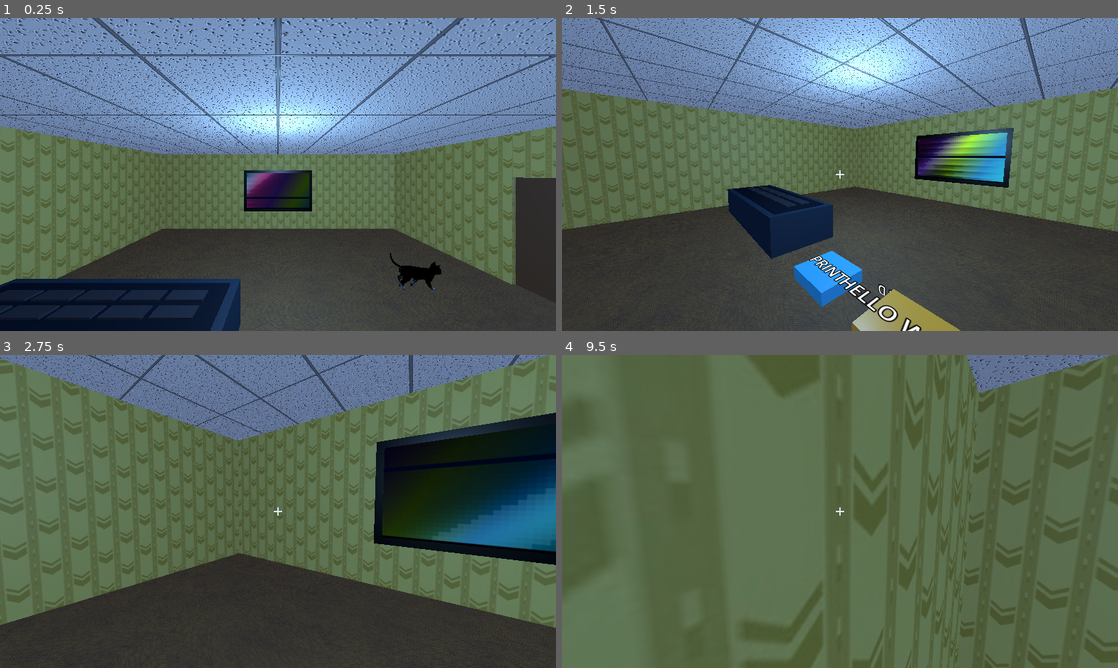
Above: before the commit, frames 1-4 (two rows, left to right).
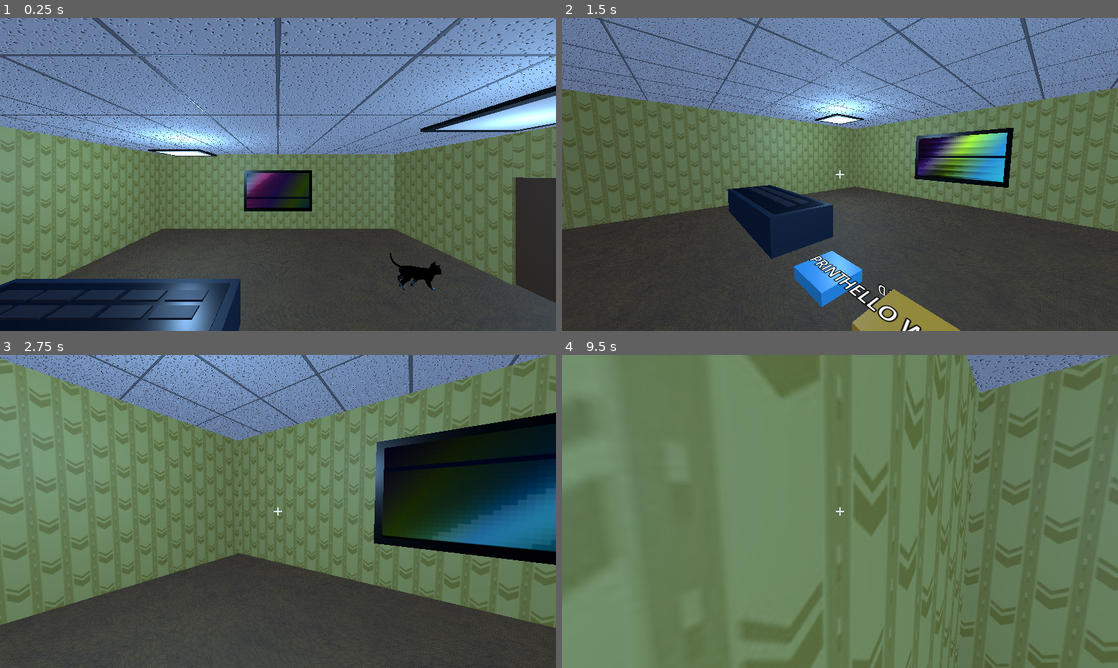
Above: after the commit, the same moments.

Repository: edwinsaunders/SimRoom2
Game: Godot game, scene res://scenes/main.tscn
Two runs of this game, one before a commit and one after it. Both use one fixed random seed, a clock stepped at 60 frames per second and the inputs below. Video files are missing from this copy of the repository; at most half a second of black plays in their place.
Inputs (mouse positions are in pixels of both pictures, inside the frame that each line leads up to):
- Up to frame 1 (0.25 s): no input
- Up to frame 2 (1.5 s): tap Enter at 0.5 s; move the mouse to (962, 158) at 0.52 s; hold D 0.53-1.28 s; tap F at 0.6 s; click (962, 158) at 0.67 s; tap Space at 0.77 s; move the mouse to (812, 174) at 1.27 s; hold W from 1.28 s (still down); tap E at 1.35 s
- Up to frame 3 (2.75 s): keep holding W; tap Space at 1.52 s; move the mouse to (289, 505) at 2.02 s; tap Q at 2.1 s
- Up to frame 4 (9.5 s): move the mouse to (834, 517) at 2.77 s; tap Ctrl at 2.85 s; click (834, 517) at 2.92 s; tap Space at 3.02, 3.77, 4.52, 5.75, 6.02, 6.77, 7.52, 9.02 s; move the mouse to (878, 514) at 3.52 s; hold Shift 3.53-4.28 s; move the mouse to (795, 508) at 4.27 s; tap F at 4.35, 8.1 s; move the mouse to (845, 511) at 5.02 s; tap E at 5.1, 8.85 s; click (845, 511) at 5.17 s; move the mouse to (817, 505) at 5.77 s; release W at 5.78 s; hold D 5.78-6.53 s; tap Q at 5.85 s; move the mouse to (867, 511) at 6.52 s; hold Ctrl 6.53-7.28 s; hold W 6.53-8.78 s; move the mouse to (812, 511) at 7.27 s; tap Shift at 7.35 s; click (812, 511) at 7.42 s; move the mouse to (851, 505) at 8.02 s; tap Enter at 8.75 s; move the mouse to (834, 517) at 8.77 s; hold A from 8.78 s (still down)

The runs differ from the first frame. In frame 1, 27% of the frame differs, in the area x 0-100%, y 0-100%; in frame 2, 14%; in frame 3, 15%; in frame 4, 8.1%.

Commit message:
Add ceiling light fixtures and split room lighting

Diff:
--- a/poc/scenes/prototype_annex.tscn
+++ b/poc/scenes/prototype_annex.tscn
@@ -1,19 +1,32 @@
-[gd_scene load_steps=6 format=3]
+[gd_scene load_steps=7 format=3]
 
 [ext_resource type="PackedScene" path="res://scenes/room_b_shell.tscn" id="1_68oro"]
 [ext_resource type="PackedScene" path="res://scenes/screen_frame.tscn" id="2_g1c43"]
 [ext_resource type="PackedScene" path="res://poc/scenes/poc_screen.tscn" id="3_o6q7h"]
 [ext_resource type="PackedScene" path="res://poc/scenes/poc_station.tscn" id="4_l8r7h"]
+[ext_resource type="PackedScene" path="res://scenes/ceiling_light_fixture.tscn" id="5_p2t3f"]
 
 [node name="PrototypeAnnex" type="Node3D"]
 
 [node name="RoomShell" parent="." instance=ExtResource("1_68oro")]
 
 [node name="RoomLight" type="OmniLight3D" parent="."]
-position = Vector3(0, 3, 0)
+position = Vector3(-2.6, 3.15, -1.7)
 light_color = Color(0.564706, 0.780392, 1, 1)
 light_energy = 2.5
 omni_range = 18.0
+
+[node name="RoomAccentLight" type="OmniLight3D" parent="."]
+position = Vector3(2.6, 3.15, 1.7)
+light_color = Color(0.564706, 0.780392, 1, 1)
+light_energy = 0.7
+omni_range = 7.5
+
+[node name="RoomFixtureA" parent="." instance=ExtResource("5_p2t3f")]
+transform = Transform3D(1, 0, 0, 0, 1, 0, 0, 0, 1, -2.6, 3.48, -1.7)
+
+[node name="RoomFixtureB" parent="." instance=ExtResource("5_p2t3f")]
+transform = Transform3D(1, 0, 0, 0, 1, 0, 0, 0, 1, 2.6, 3.48, 1.7)
 
 [node name="ScreenFrame" parent="." instance=ExtResource("2_g1c43")]
 transform = Transform3D(1, 0, 0, 0, 1, 0, 0, 0, 1, 0, 2.05, -5.93)
--- /dev/null
+++ b/scenes/ceiling_light_fixture.tscn
@@ -0,0 +1,26 @@
+[gd_scene load_steps=5 format=3]
+
+[sub_resource type="BoxMesh" id="BoxMesh_border"]
+size = Vector3(1.3, 0.04, 1.3)
+
+[sub_resource type="StandardMaterial3D" id="StandardMaterial3D_border"]
+albedo_color = Color(0.03, 0.03, 0.03, 1)
+roughness = 0.95
+
+[sub_resource type="BoxMesh" id="BoxMesh_panel"]
+size = Vector3(1.08, 0.02, 1.08)
+
+[sub_resource type="StandardMaterial3D" id="StandardMaterial3D_panel"]
+albedo_color = Color(0.96, 0.96, 0.94, 1)
+roughness = 0.85
+
+[node name="CeilingLightFixture" type="Node3D"]
+
+[node name="Border" type="MeshInstance3D" parent="."]
+mesh = SubResource("BoxMesh_border")
+surface_material_override/0 = SubResource("StandardMaterial3D_border")
+
+[node name="Panel" type="MeshInstance3D" parent="."]
+transform = Transform3D(1, 0, 0, 0, 1, 0, 0, 0, 1, 0, -0.012, 0)
+mesh = SubResource("BoxMesh_panel")
+surface_material_override/0 = SubResource("StandardMaterial3D_panel")
--- a/scenes/main.tscn
+++ b/scenes/main.tscn
@@ -13,6 +13,7 @@
 [ext_resource type="PackedScene" uid="uid://duv1yguc6pl46" path="res://scenes/program_station.tscn" id="11_wm4n0"]
 [ext_resource type="PackedScene" uid="uid://beio6mgh58hty" path="res://scenes/cat.tscn" id="12_2wle0"]
 [ext_resource type="PackedScene" path="res://poc/scenes/prototype_annex.tscn" id="13_sqk5s"]
+[ext_resource type="PackedScene" path="res://scenes/ceiling_light_fixture.tscn" id="14_h1b7d"]
 
 [sub_resource type="Environment" id="Environment_jp4p0"]
 background_mode = 1
@@ -37,16 +38,40 @@
 shadow_enabled = true
 
 [node name="FillLight" type="OmniLight3D" parent="."]
-transform = Transform3D(1, 0, 0, 0, 1, 0, 0, 0, 1, 0, 3, 0)
+transform = Transform3D(1, 0, 0, 0, 1, 0, 0, 0, 1, -2.6, 3.15, -1.7)
 light_color = Color(0.564706, 0.780392, 1, 1)
 light_energy = 2.5
 omni_range = 18.0
 
+[node name="RoomAAccentLight" type="OmniLight3D" parent="."]
+transform = Transform3D(1, 0, 0, 0, 1, 0, 0, 0, 1, 2.6, 3.15, 1.7)
+light_color = Color(0.564706, 0.780392, 1, 1)
+light_energy = 0.7
+omni_range = 7.5
+
 [node name="SecondRoomFillLight" type="OmniLight3D" parent="."]
-transform = Transform3D(1, 0, 0, 0, 1, 0, 0, 0, 1, 12, 3, 0)
+transform = Transform3D(1, 0, 0, 0, 1, 0, 0, 0, 1, 9.4, 3.15, -1.7)
 light_color = Color(0.564706, 0.780392, 1, 1)
 light_energy = 2.5
 omni_range = 18.0
+
+[node name="RoomBAccentLight" type="OmniLight3D" parent="."]
+transform = Transform3D(1, 0, 0, 0, 1, 0, 0, 0, 1, 14.6, 3.15, 1.7)
+light_color = Color(0.564706, 0.780392, 1, 1)
+light_energy = 0.7
+omni_range = 7.5
+
+[node name="RoomAFixtureA" parent="." instance=ExtResource("14_h1b7d")]
+transform = Transform3D(1, 0, 0, 0, 1, 0, 0, 0, 1, -2.6, 3.48, -1.7)
+
+[node name="RoomAFixtureB" parent="." instance=ExtResource("14_h1b7d")]
+transform = Transform3D(1, 0, 0, 0, 1, 0, 0, 0, 1, 2.6, 3.48, 1.7)
+
+[node name="RoomBFixtureA" parent="." instance=ExtResource("14_h1b7d")]
+transform = Transform3D(1, 0, 0, 0, 1, 0, 0, 0, 1, 9.4, 3.48, -1.7)
+
+[node name="RoomBFixtureB" parent="." instance=ExtResource("14_h1b7d")]
+transform = Transform3D(1, 0, 0, 0, 1, 0, 0, 0, 1, 14.6, 3.48, 1.7)
 
 [node name="Music" type="AudioStreamPlayer" parent="."]
 volume_db = -20.0
